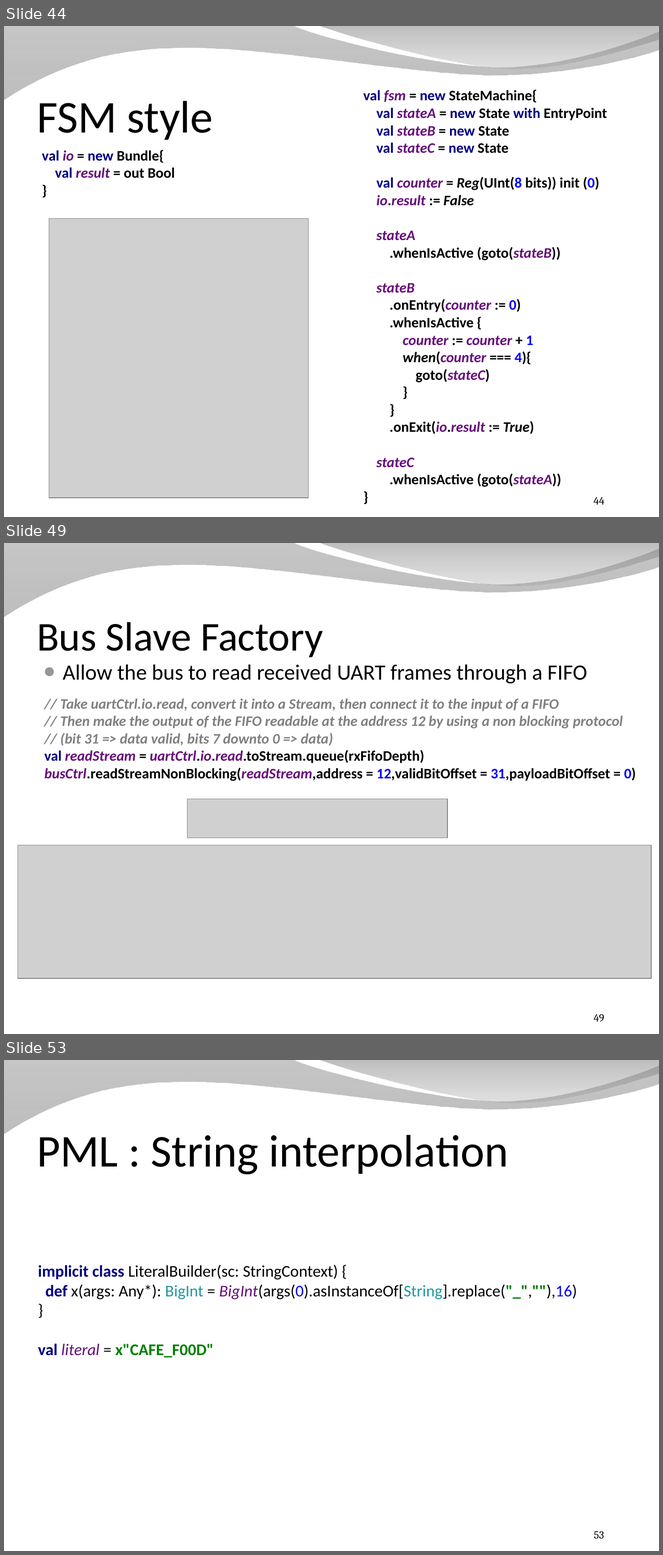
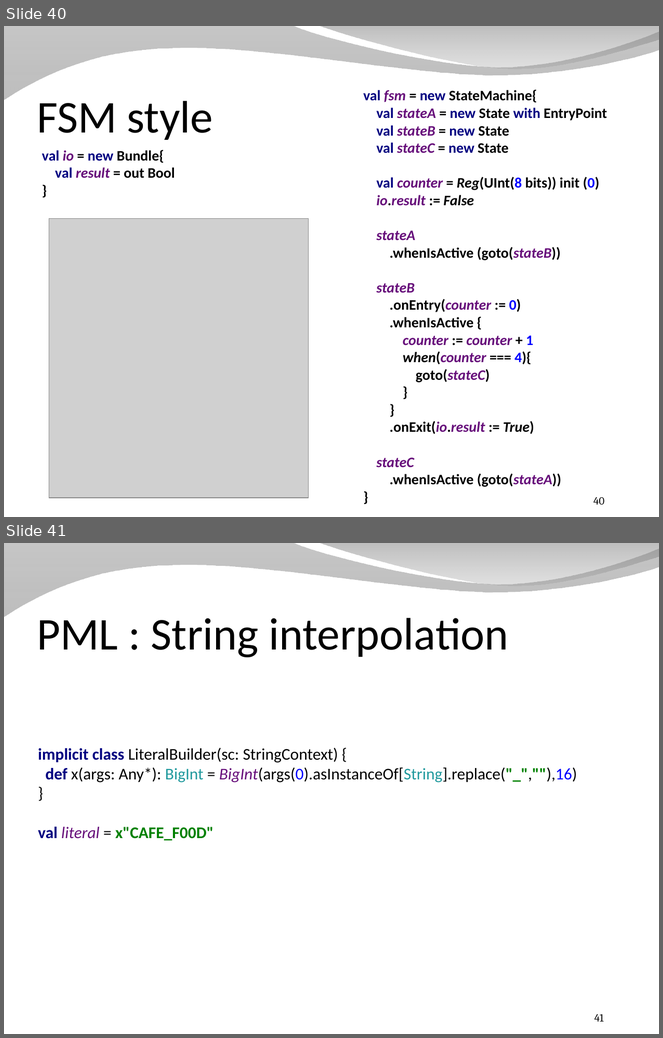
Before and after one commit to SpinalHDL/SpinalDoc, a slide deck: presentation/en/presentation_dsl.odp. Shown one above the other, each under a label of ours: slides 44, 49 and 53 before the commit, slides 40 and 41 after it; the slides between them are not shown. The pictures are 663x1555 and 663x1038 pixels, drawn with LibreOffice and Linux fonts; fonts in the diff are those of the drawing; grey boxes stand for pictures; background and template pictures are left out. Boxes give left, top, right and bottom in pixels: in the first picture for what was removed or moved away, otherwise in the second. Text is boxed around its words. In the diff, an @@ line names an element or a change of style, - is before the commit and + after.

```diff
--- a/presentation/en/presentation_dsl.odp
+++ b/presentation/en/presentation_dsl.odp
@@ slide 49 removed at <box>4,543,659,1034</box>, background picture (left out); not listed: 2 template elements that a slide beside it also shows @@
@@ title removed at <box>37,622,323,657</box> @@
-Bus Slave Factory
@@ text removed at <box>63,664,587,684</box> @@
-● Allow the bus to read received UART frames through a FIFO
@@ text removed at <box>45,698,636,781</box> @@
-// Take uartCtrl.io.read, convert it into a Stream, then connect it to the input of a FIFO
-// Then make the output of the FIFO readable at the address 12 by using a non blocking protocol
-// (bit 31 => data valid, bits 7 downto 0 => data)
-val readStream = uartCtrl.io.read.toStream.queue(rxFifoDepth)
-busCtrl.readStreamNonBlocking(readStream,address = 12,validBitOffset = 31,payloadBitOffset = 0)
@@ picture removed at <box>188,799,448,838</box> @@
@@ picture removed at <box>18,846,651,979</box> @@
@@ page number removed at <box>594,1015,604,1022</box> @@
-49
@@ what was slide 44 is now slide 40 @@
@@ page number at <box>594,497,605,505</box>: text changed @@
-44
+40
@@ what was slide 53 is now slide 41 @@
@@ page number at <box>595,1015,604,1022</box>: text changed @@
-53
+41
```
Also in this commit, not shown: 7 slides changed, 1 slide added, 12 other slides removed, 1 other file.
